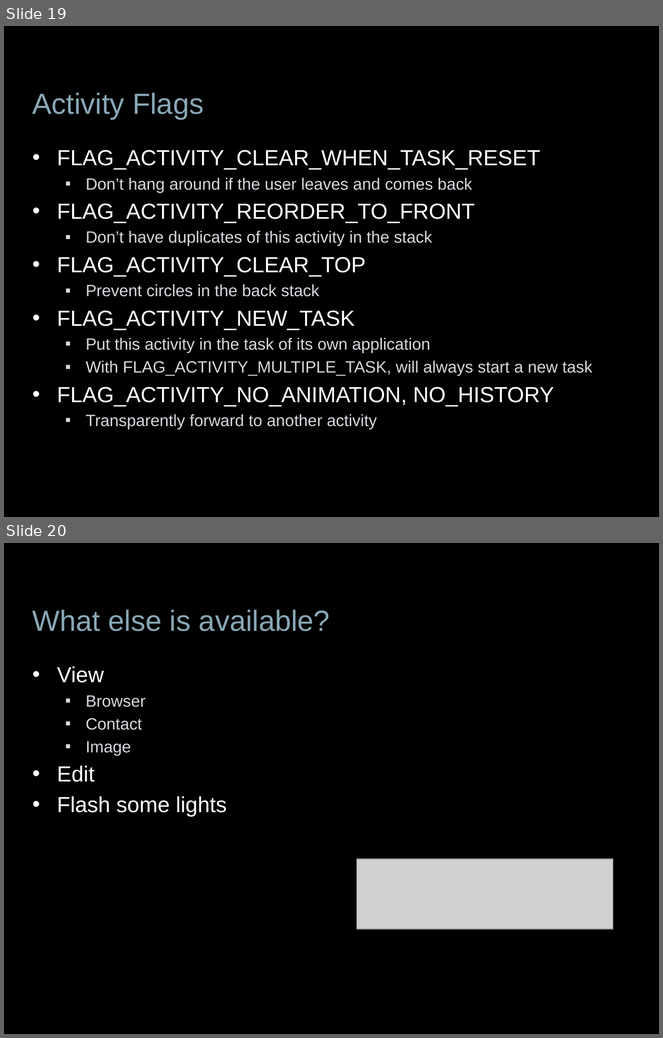
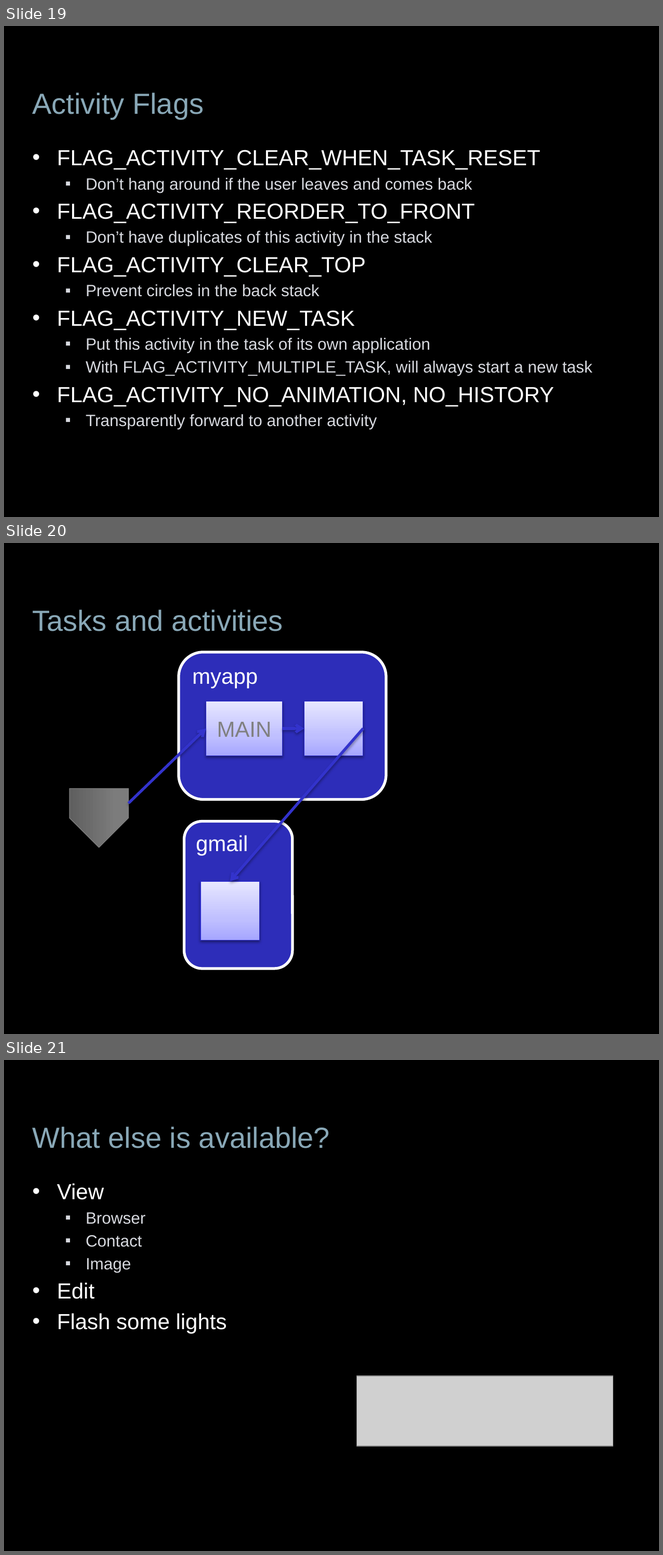
Before and after one commit to jessitron/Tronsmit, a slide deck: presentations/DevTeach-Intents.pptx. Shown one above the other, each under a label of ours: slides 19 and 20 before the commit, slides 19, 20 and 21 after it. The pictures are 663x1038 and 663x1555 pixels, drawn with LibreOffice and Linux fonts; fonts in the diff are those of the drawing; grey boxes stand for pictures; background and template pictures are left out. Boxes give left, top, right and bottom in pixels: in the first picture for what was removed or moved away, otherwise in the second. Text is boxed around its words. In the diff, an @@ line names an element or a change of style, - is before the commit and + after.

```diff
--- a/presentations/DevTeach-Intents.pptx
+++ b/presentations/DevTeach-Intents.pptx
@@ slide 20 added at [4, 543, 659, 1034], background picture (left out) @@
@@ title added at [33, 610, 283, 631], 32 pt, text #89A8B7 @@
+Tasks and activities
@@ rounded rectangle added at [179, 652, 387, 800], fill #2D2DB9, outline #FFFFFF 3 pt, 24 pt, text #FFFFFF @@
+myapp
@@ rectangle added at [206, 702, 283, 756], fill gradient #A7A7FF to #C1C1FF to #E7E7FF, outline #2E2ECB 0.75 pt, 24 pt, text #808080 @@
+MAIN
@@ rectangle added at [304, 702, 363, 756], fill gradient #A7A7FF to #C1C1FF to #E7E7FF, outline #2E2ECB 0.75 pt @@
@@ arrow added from (128, 804) to (206, 729), #3333CC 3 pt @@
@@ arrow added from (363, 729) to (230, 882), #3333CC 3 pt @@
@@ arrow added from (283, 729) to (304, 729), #3333CC 3 pt @@
@@ pentagon arrow added at [70, 788, 128, 848], fill gradient #606060 to #7C7C7C to #7D7D7D, outline #7D7D7D 0.75 pt @@
@@ rounded rectangle added at [184, 822, 292, 969], fill #2D2DB9, outline #FFFFFF 3 pt, 24 pt, text #FFFFFF @@
+gmail
@@ rectangle added at [201, 882, 259, 941], fill gradient #A7A7FF to #C1C1FF to #E7E7FF, outline #2E2ECB 0.75 pt @@
@@ what was slide 20 is now slide 21 @@
```
Also in this commit, not shown: 1 other slide added, 1 slide removed, 8 other files.
